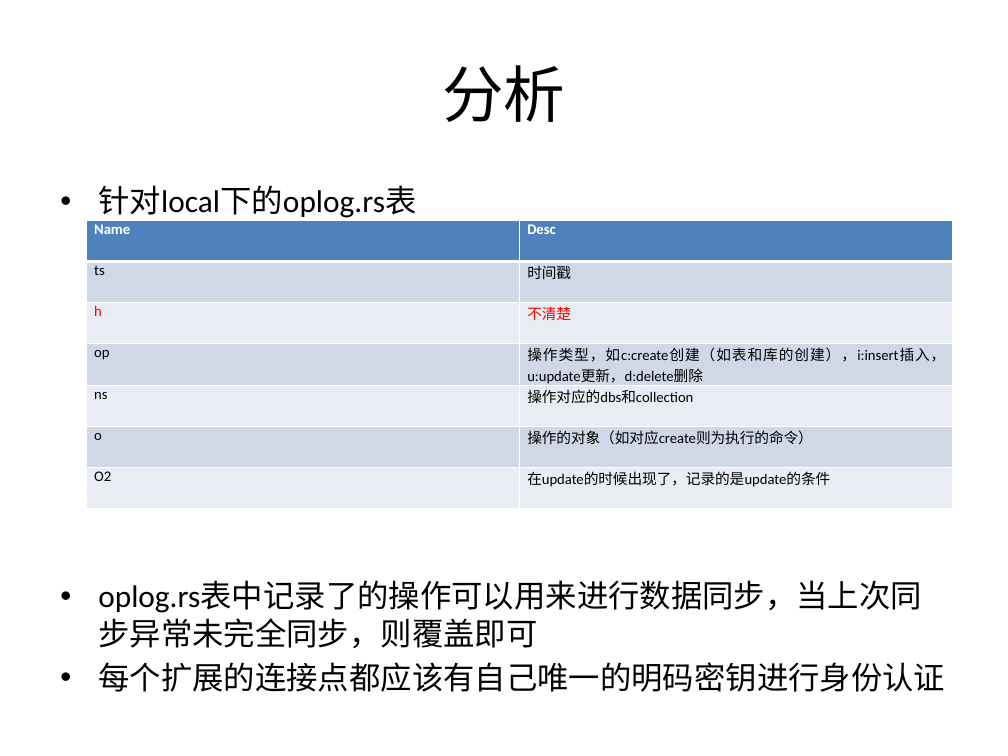
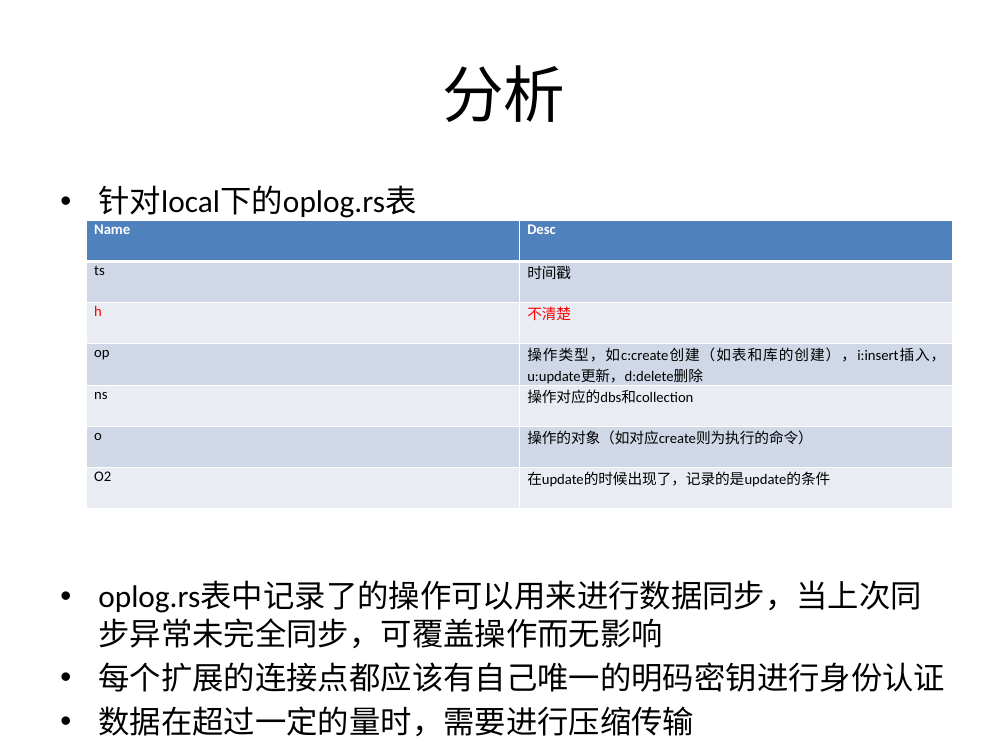
Before and after one commit to samoin/sync-mongodb-clusters, a slide deck: slide 3 of nodejs sync mongodb-cluster.pptx. Drawn at 1008x756 pixels with LibreOffice and Linux fonts; fonts in the diff are those of the drawing; background and template pictures are left out. Boxes give left, top, right and bottom in pixels: in the first picture for what was removed or moved away, otherwise in the second. Text is boxed around its words. In the diff, an @@ line names an element or a change of style, - is before the commit and + after.

```diff
--- a/nodejs sync mongodb-cluster.pptx
+++ b/nodejs sync mongodb-cluster.pptx
@@ text at (98, 581, 922, 648): text changed @@
-• oplog.rs表中记录了的操作可以用来进行数据同步，当上次同步异常未完全同步，则覆盖即可
+• oplog.rs表中记录了的操作可以用来进行数据同步，当上次同步异常未完全同步，可覆盖操作而无影响
@@ text at (98, 706, 694, 736): paragraph added @@
+• 数据在超过一定的量时，需要进行压缩传输
```
Also in this commit, not shown: 3 other slides changed, 2 slides added, 5 other files.
